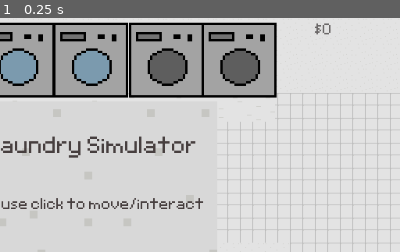
Above: before the commit, frame 1.
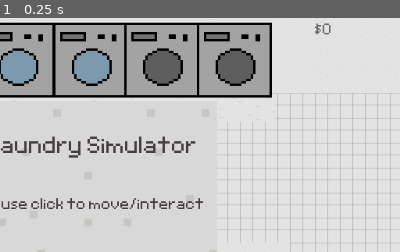
Above: after the commit, the same moment.

Repository: 924036076/laundry_simulator
Game: Godot game, scene res://levels/base_level/Laundry Scene.tscn
Same seed, same stepped clock (60 frames per second), same inputs: the game is played once before the commit and once after it. The engine's default icon, where the game draws it, is replaced by a stand-in: a white triangle on a blue panel in a dark square. Sound files missing from this copy of the repository are replaced by a short silence.
Inputs:
- Up to frame 1 (0.25 s): no input
The pictures show only the part of the screen within x 38-88%, y 0-50%; the shares and areas given below are measured in that part.

The runs differ from the first frame. In frame 1, 3.4% of the frame differs, in the area x 31-70%, y 1-35%.
Error in both runs: Trying to assign value of type 'KinematicBody2D' to a variable of type 'Sprite'. (res://levels/base_level/Laundry)

Commit message:
added unallowed action effects for customers and counters

Diff:
--- a/characters/test customer/Area2D.gd
+++ b/characters/test customer/Area2D.gd
@@ -5,6 +5,7 @@
 # var b = "text"
 signal released
 signal returned
+signal disallowed_customer_action
 
 # Called when the node enters the scene tree for the first time.
 func _ready():
@@ -35,3 +36,6 @@
 func set_state_pickup():
 	can_give = false
 	can_receive = true
+
+func disallowed_action():
+	emit_signal("disallowed_customer_action")
--- a/characters/test customer/customer.gd
+++ b/characters/test customer/customer.gd
@@ -117,3 +117,7 @@
 	$PatienceParticles.emitting = false
 	$PatienceParticles.visible = false
 	patience = 1
+
+
+func _on_Bumper_disallowed_customer_action():
+	$AnimationPlayer.play("shake")
--- a/characters/test customer/customer.tscn
+++ b/characters/test customer/customer.tscn
@@ -7,10 +7,26 @@
 [ext_resource path="res://models/Ticket/Ticket.tscn" type="PackedScene" id=5]
 [ext_resource path="res://characters/expressions/exclamation mark.png" type="Texture" id=6]
 
-[sub_resource type="CircleShape2D" id=1]
+[sub_resource type="Animation" id=1]
+resource_name = "shake"
+length = 0.5
+tracks/0/type = "value"
+tracks/0/path = NodePath("Sprite:position")
+tracks/0/interp = 1
+tracks/0/loop_wrap = true
+tracks/0/imported = false
+tracks/0/enabled = true
+tracks/0/keys = {
+"times": PoolRealArray( 0, 0.1, 0.2, 0.3, 0.4 ),
+"transitions": PoolRealArray( 1, 1, 1, 1, 1 ),
+"update": 0,
+"values": [ Vector2( -8, 4.094 ), Vector2( -4, 4.094 ), Vector2( -8, 4.094 ), Vector2( -4, 4.094 ), Vector2( -5.9979, 4.09402 ) ]
+}
+
+[sub_resource type="CircleShape2D" id=2]
 radius = 48.879
 
-[sub_resource type="Curve" id=2]
+[sub_resource type="Curve" id=3]
 _data = [ Vector2( 0.0114943, 0.0011363 ), 0.0, 0.0, 0, 0, Vector2( 0.482759, 0.973864 ), 0.0, 0.0, 0, 0, Vector2( 0.988506, 0.0920454 ), 0.0, 0.0, 0, 0 ]
 
 [node name="Customer" instance=ExtResource( 1 )]
@@ -29,6 +45,9 @@
 texture = ExtResource( 2 )
 flip_h = true
 
+[node name="AnimationPlayer" parent="." index="2"]
+anims/shake = SubResource( 1 )
+
 [node name="Bumper" type="Area2D" parent="." index="3"]
 position = Vector2( -8.36243, 2.09061 )
 collision_mask = 2
@@ -54,7 +73,8 @@
 spread = 46.93
 gravity = Vector2( 0, 0 )
 scale_amount = 1.25
-scale_amount_curve = SubResource( 2 )
+scale_amount_curve = SubResource( 3 )
 [connection signal="body_entered" from="Bumper" to="Bumper" method="_on_Interactable_body_entered"]
 [connection signal="body_exited" from="Bumper" to="Bumper" method="_on_Interactable_body_exited"]
+[connection signal="disallowed_customer_action" from="Bumper" to="." method="_on_Bumper_disallowed_customer_action"]
 [connection signal="timeout" from="Timer" to="." method="_on_Timer_timeout"]
--- /dev/null
+++ b/models/counter/Counter.gd
@@ -0,0 +1,4 @@
+extends "res://models/interactable/Interactable.gd"
+
+func disallowed_action():
+	$AnimationPlayer.play("shake")
--- a/models/counter/Counter.tscn
+++ b/models/counter/Counter.tscn
@@ -1,7 +1,28 @@
-[gd_scene load_steps=2 format=2]
+[gd_scene load_steps=4 format=2]
 
 [ext_resource path="res://models/interactable/Interactable.tscn" type="PackedScene" id=1]
+[ext_resource path="res://models/counter/Counter.gd" type="Script" id=2]
+
+[sub_resource type="Animation" id=1]
+resource_name = "shake"
+length = 0.5
+tracks/0/type = "value"
+tracks/0/path = NodePath("Sprite:position")
+tracks/0/interp = 1
+tracks/0/loop_wrap = true
+tracks/0/imported = false
+tracks/0/enabled = true
+tracks/0/keys = {
+"times": PoolRealArray( 0, 0.1, 0.2, 0.3, 0.4, 0.5 ),
+"transitions": PoolRealArray( 1, 1, 1, 1, 1, 1 ),
+"update": 0,
+"values": [ Vector2( -2, 0 ), Vector2( 2, 0 ), Vector2( -2, 0 ), Vector2( 2, 0 ), Vector2( -2, 0 ), Vector2( 0, 0 ) ]
+}
 
 [node name="Counter" groups=[
 "InteractableObjects",
 ] instance=ExtResource( 1 )]
+script = ExtResource( 2 )
+
+[node name="AnimationPlayer" type="AnimationPlayer" parent="." index="3"]
+anims/shake = SubResource( 1 )
--- a/models/dryer/Dryer.tscn
+++ b/models/dryer/Dryer.tscn
@@ -10,7 +10,7 @@
 script = ExtResource( 3 )
 
 [node name="Sprite" parent="." index="2"]
-position = Vector2( 1.34152, 0 )
+position = Vector2( -4.19109, 0 )
 texture = ExtResource( 2 )
 
 [node name="AnimationTree" parent="." index="5"]
Not shown: 2 places in characters/test customer/customer.tscn that only renumber resources
